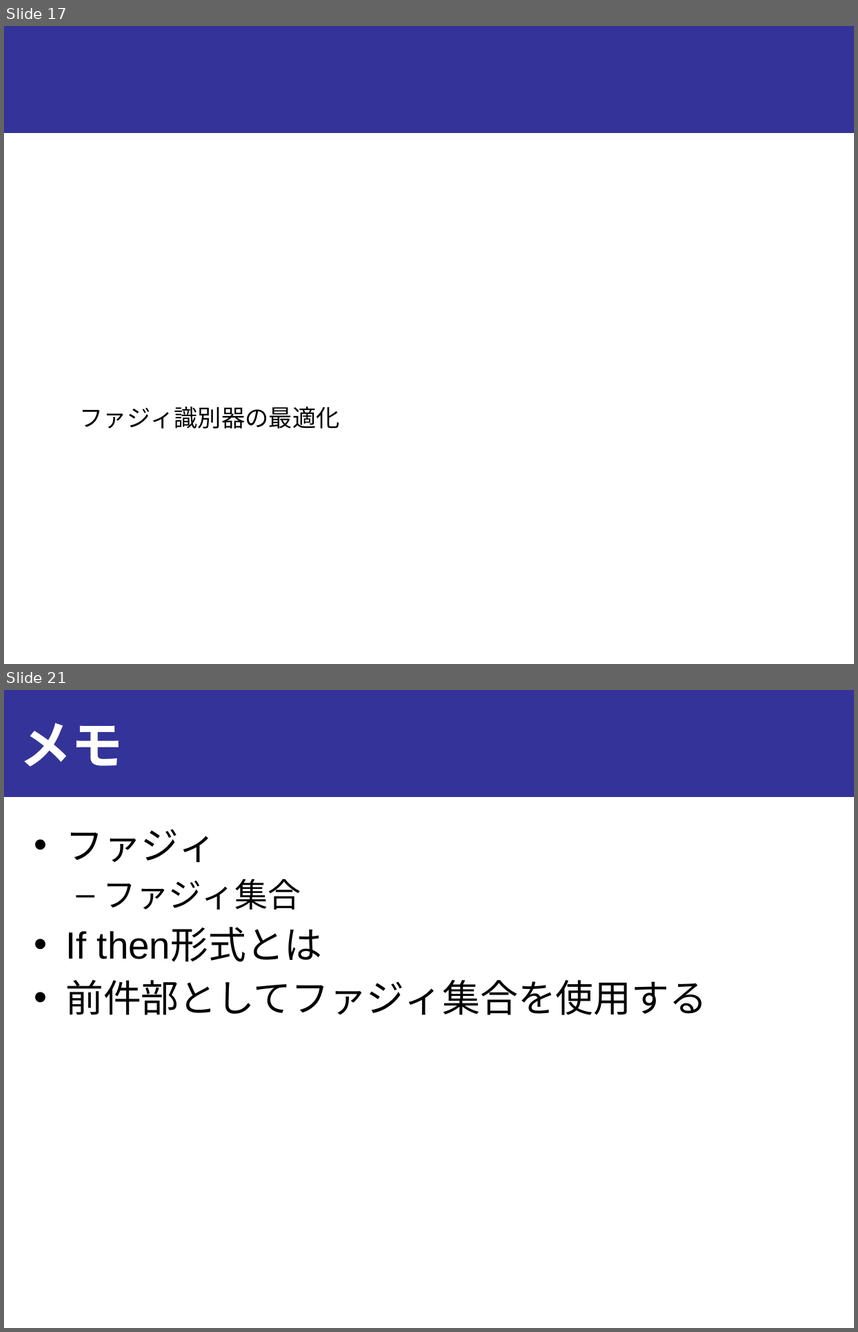
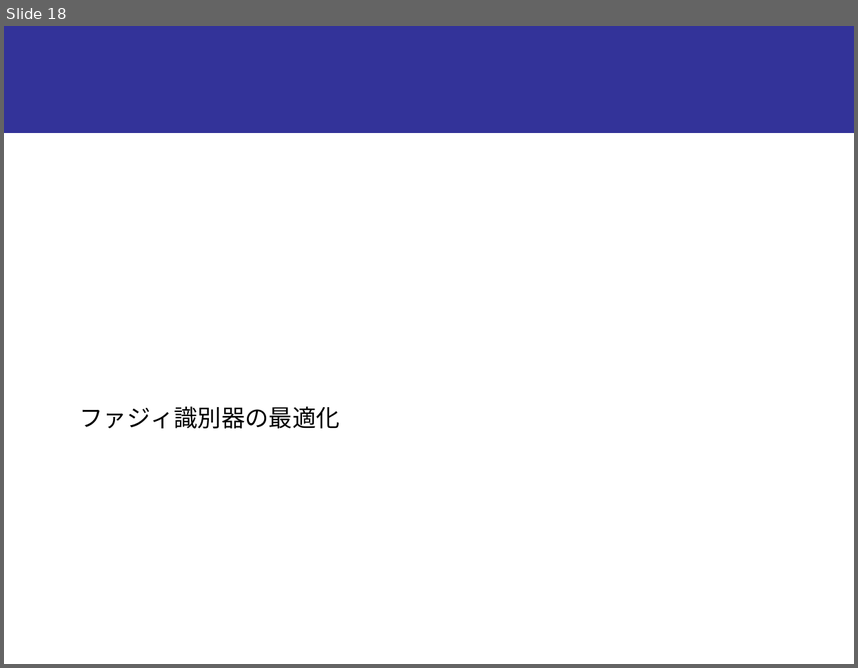
Before and after one commit to onikUone/slides, a slide deck: Junior_ex3/ex3_下書き.pptx. Shown one above the other, each under a label of ours: slides 17 and 21 before the commit, slide 18 after it; the slides between them are not shown. The pictures are 858x1332 and 858x668 pixels, drawn with LibreOffice and Linux fonts; fonts in the diff are those of the drawing. Boxes give left, top, right and bottom in pixels: in the first picture for what was removed or moved away, otherwise in the second. Text is boxed around its words. In the diff, an @@ line names an element or a change of style, - is before the commit and + after.

```diff
--- a/Junior_ex3/ex3_下書き.pptx
+++ b/Junior_ex3/ex3_下書き.pptx
@@ slide 21 removed at bbox=[4, 690, 854, 1328], background #FFFFFF; not listed: 1 template element that a slide beside it also shows @@
@@ title removed at bbox=[20, 723, 124, 767] @@
-メモ
@@ text removed at bbox=[65, 829, 707, 1015] @@
-• ファジィ
-  – ファジィ集合
-• If then形式とは
-• 前件部としてファジィ集合を使用する
@@ what was slide 17 is now slide 18 @@
```
Also in this commit, not shown: 2 slides changed, 3 slides added, 2 other slides removed, 1 other file.
